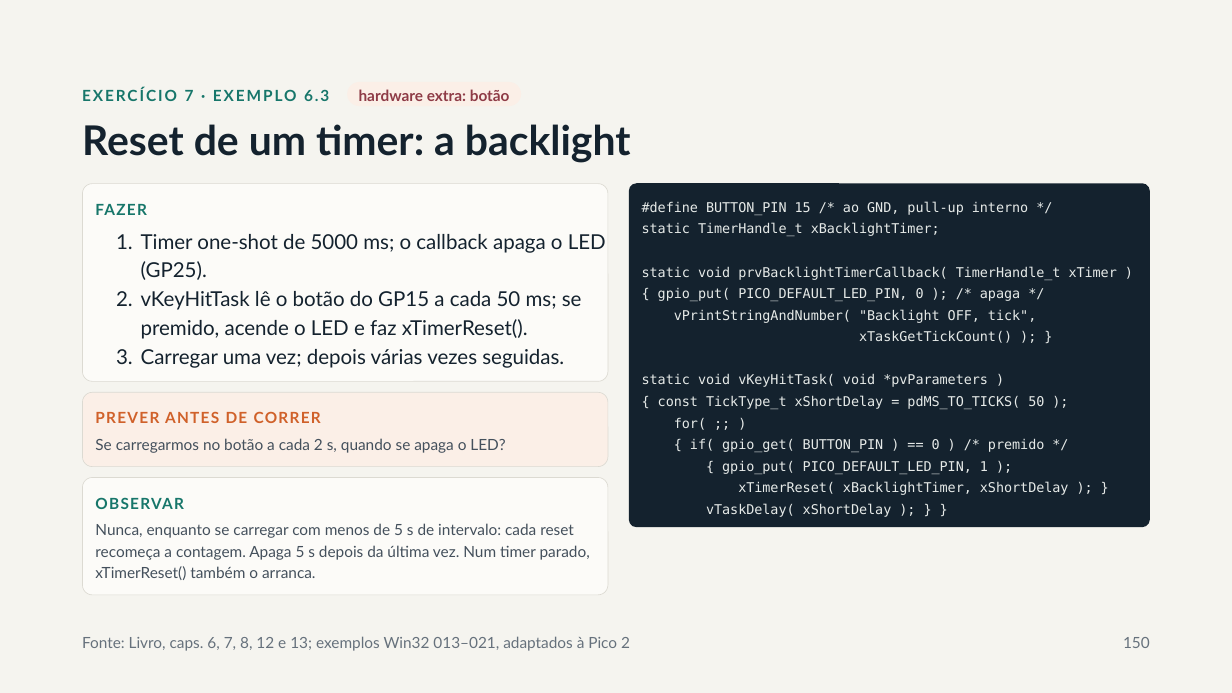
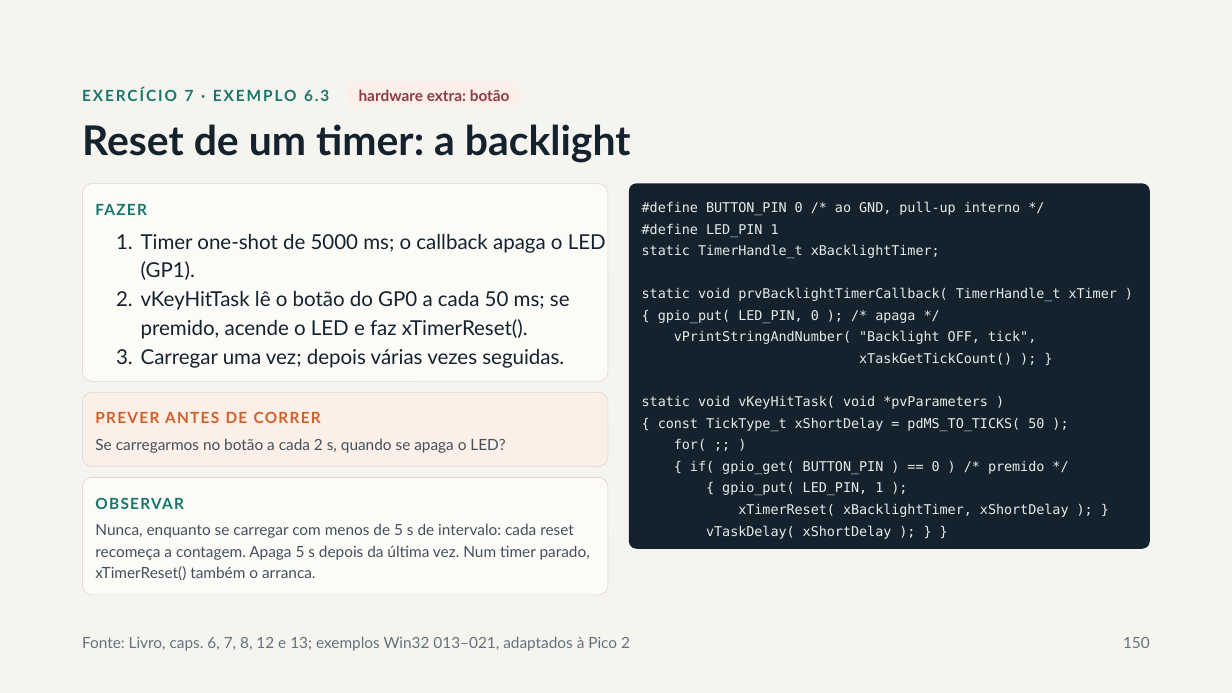
Before and after one commit to RPOA/Formacao_FreeRTOS, a slide deck: slide 150 of Slides/Formação FreeRTOS.pptx. Drawn at 1232x693 pixels with LibreOffice and Linux fonts; fonts in the diff are those of the drawing. Boxes give left, top, right and bottom in pixels: in the first picture for what was removed or moved away, otherwise in the second. Text is boxed around its words. In the diff, an @@ line names an element or a change of style, - is before the commit and + after.

```diff
--- a/Slides/Formação FreeRTOS.pptx
+++ b/Slides/Formação FreeRTOS.pptx
@@ rounded rectangle "#define BUTTON_PIN 0 /* ao ...": place and size @@
-rounded rectangle "#define BUTTON_PIN 0 /* ao ..." at (629, 183, 1151, 527)
+rounded rectangle "#define BUTTON_PIN 0 /* ao ..." at (629, 183, 1151, 549)
@@ rounded rectangle "#define BUTTON_PIN 0 /* ao ..." at (629, 183, 1151, 549): proportions changed @@
@@ text in rounded rectangle at (642, 201, 1020, 237): text changed @@
-#define BUTTON_PIN 15 /* ao GND, pull-up interno */
+#define BUTTON_PIN 0 /* ao GND, pull-up interno */
+#define LED_PIN 1
@@ text at (141, 234, 606, 339): text changed @@
-1. Timer one-shot de 5000 ms; o callback apaga o LED (GP25).
-2. vKeyHitTask lê o botão do GP15 a cada 50 ms; se premido, acende o LED e faz xTimerReset().
+1. Timer one-shot de 5000 ms; o callback apaga o LED (GP1).
+2. vKeyHitTask lê o botão do GP0 a cada 50 ms; se premido, acende o LED e faz xTimerReset().
@@ text in rounded rectangle at (658, 310, 915, 323): text changed @@
-{ gpio_put( PICO_DEFAULT_LED_PIN, 0 ); /* apaga */
+{ gpio_put( LED_PIN, 0 ); /* apaga */
@@ text in rounded rectangle at (722, 481, 883, 495): text changed @@
-{ gpio_put( PICO_DEFAULT_LED_PIN, 1 );
+{ gpio_put( LED_PIN, 1 );
```
Also in this commit, not shown: 22 other slides changed, 1 slide removed, 1 other file.
